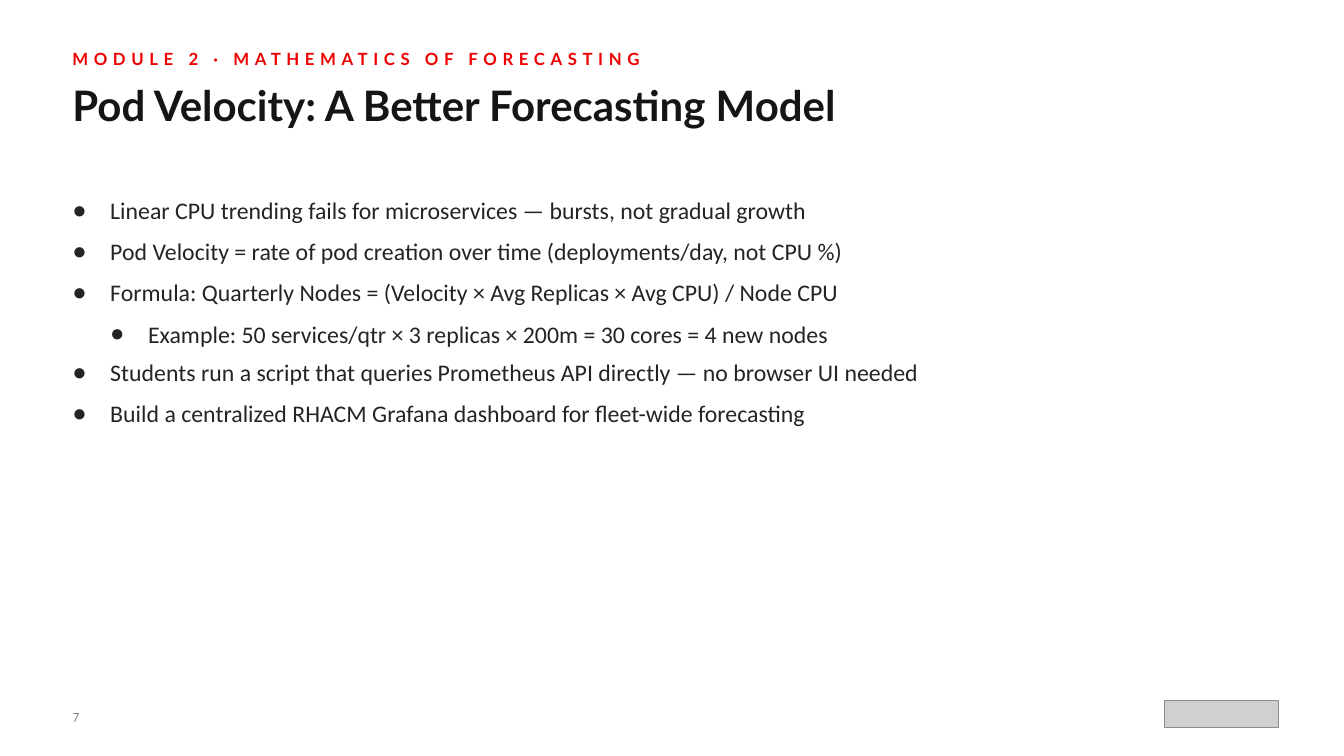
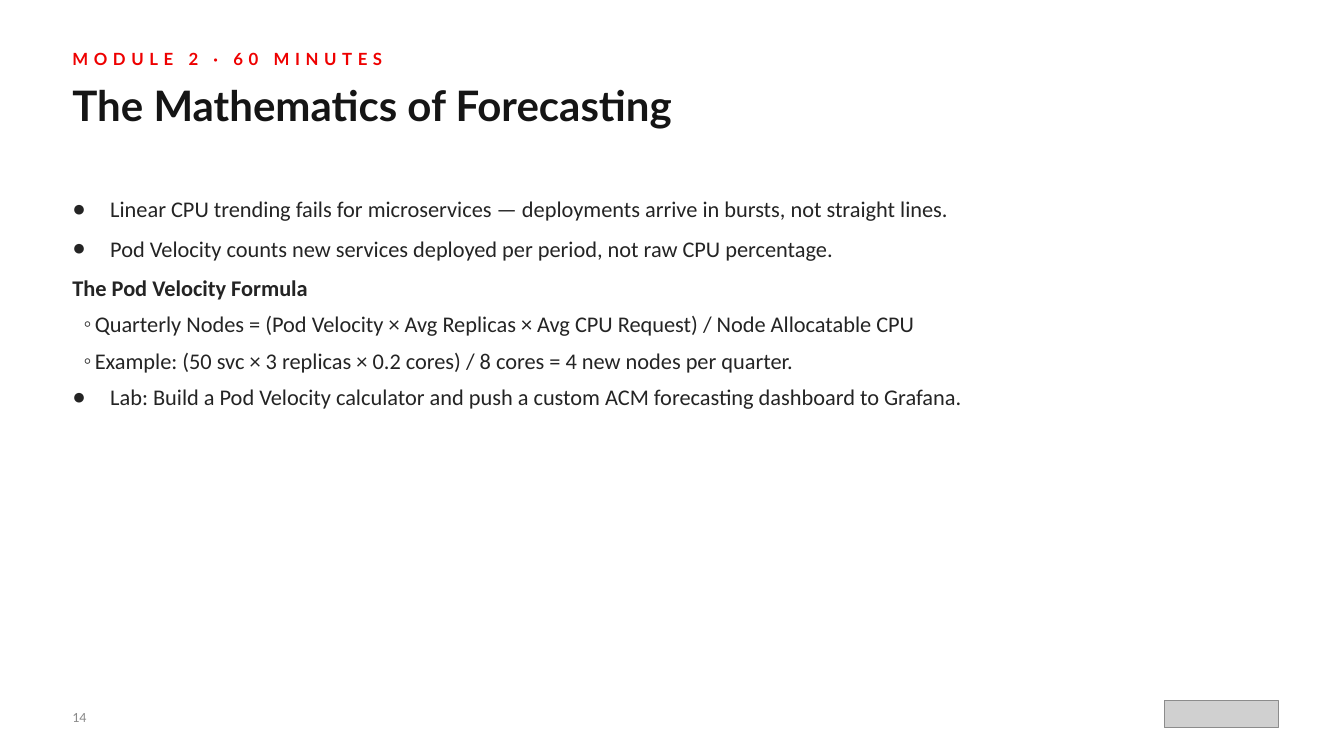
Before and after one commit to tosin2013/capacity-planning-lab-guide, a slide deck: slide 14 of presentation/capacity-planning-workshop-r01.0.pptx (slide 7 before the commit). Drawn at 1344x756 pixels with LibreOffice and Linux fonts; fonts in the diff are those of the drawing; grey boxes stand for pictures. Boxes give left, top, right and bottom in pixels: in the first picture for what was removed or moved away, otherwise in the second. Text is boxed around its words. In the diff, an @@ line names an element or a change of style, - is before the commit and + after.

Commit message:
Rebuild workshop presentation deck with new diagrams and align RHACM version
Replace the prior presentation with a 27-slide programmatic deck covering
business problem, architecture, all 9 modules, outcomes, and 90-day action
plan. Add 4 new diagrams (hub-student architecture, observability data flow,
workshop journey, maturity model). Align README RHACM version to 2.16+ to
match the deployment config and lab guide.

```diff
--- a/presentation/capacity-planning-workshop-r01.0.pptx
+++ b/presentation/capacity-planning-workshop-r01.0.pptx
@@ text at bbox=[72, 52, 383, 65]: text changed @@
-MODULE 2 · MATHEMATICS OF FORECASTING
+MODULE 2 · 60 MINUTES
@@ text at bbox=[72, 89, 672, 129]: text changed @@
-Pod Velocity: A Better Forecasting Model
+The Mathematics of Forecasting
@@ text at bbox=[72, 201, 961, 409]: text changed; size 17 to 16 pt @@
-● Linear CPU trending fails for microservices — bursts, not gradual growth
-● Pod Velocity = rate of pod creation over time (deployments/day, not CPU %)
-● Formula: Quarterly Nodes = (Velocity × Avg Replicas × Avg CPU) / Node CPU
-  ● Example: 50 services/qtr × 3 replicas × 200m = 30 cores = 4 new nodes
-● Students run a script that queries Prometheus API directly — no browser UI needed
-● Build a centralized RHACM Grafana dashboard for fleet-wide forecasting
+● Linear CPU trending fails for microservices — deployments arrive in bursts, not straight lines.
+● Pod Velocity counts new services deployed per period, not raw CPU percentage.
+The Pod Velocity Formula
+  ◦ Quarterly Nodes = (Pod Velocity × Avg Replicas × Avg CPU Request) / Node Allocatable CPU
+  ◦ Example: (50 svc × 3 replicas × 0.2 cores) / 8 cores = 4 new nodes per quarter.
+● Lab: Build a Pod Velocity calculator and push a custom ACM forecasting dashboard to Grafana.
@@ text at bbox=[72, 713, 86, 722]: text changed @@
-7
+14
```
Also in this commit, not shown: 15 other slides changed, 11 slides added, 7 slides removed, 20 other files.
